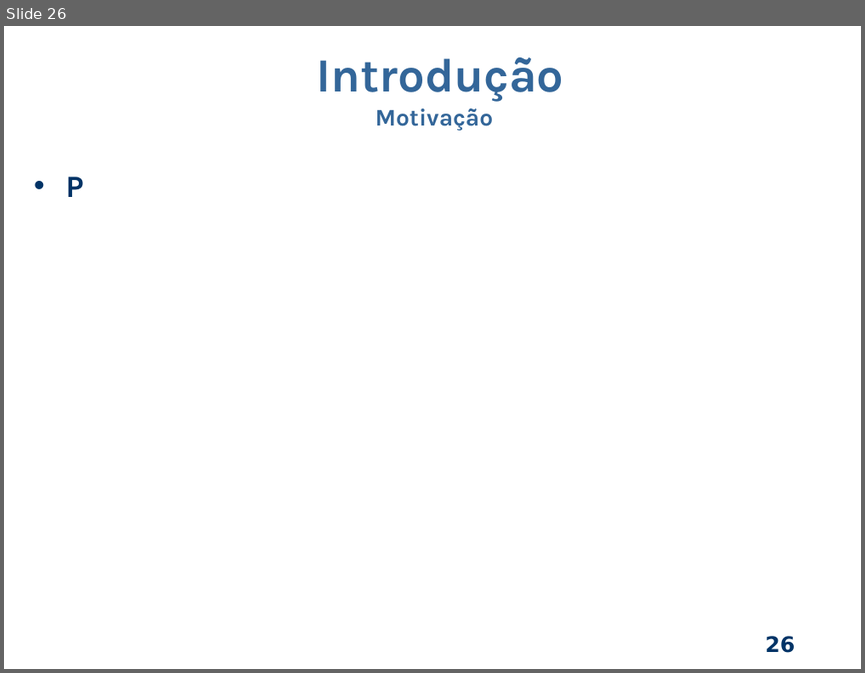
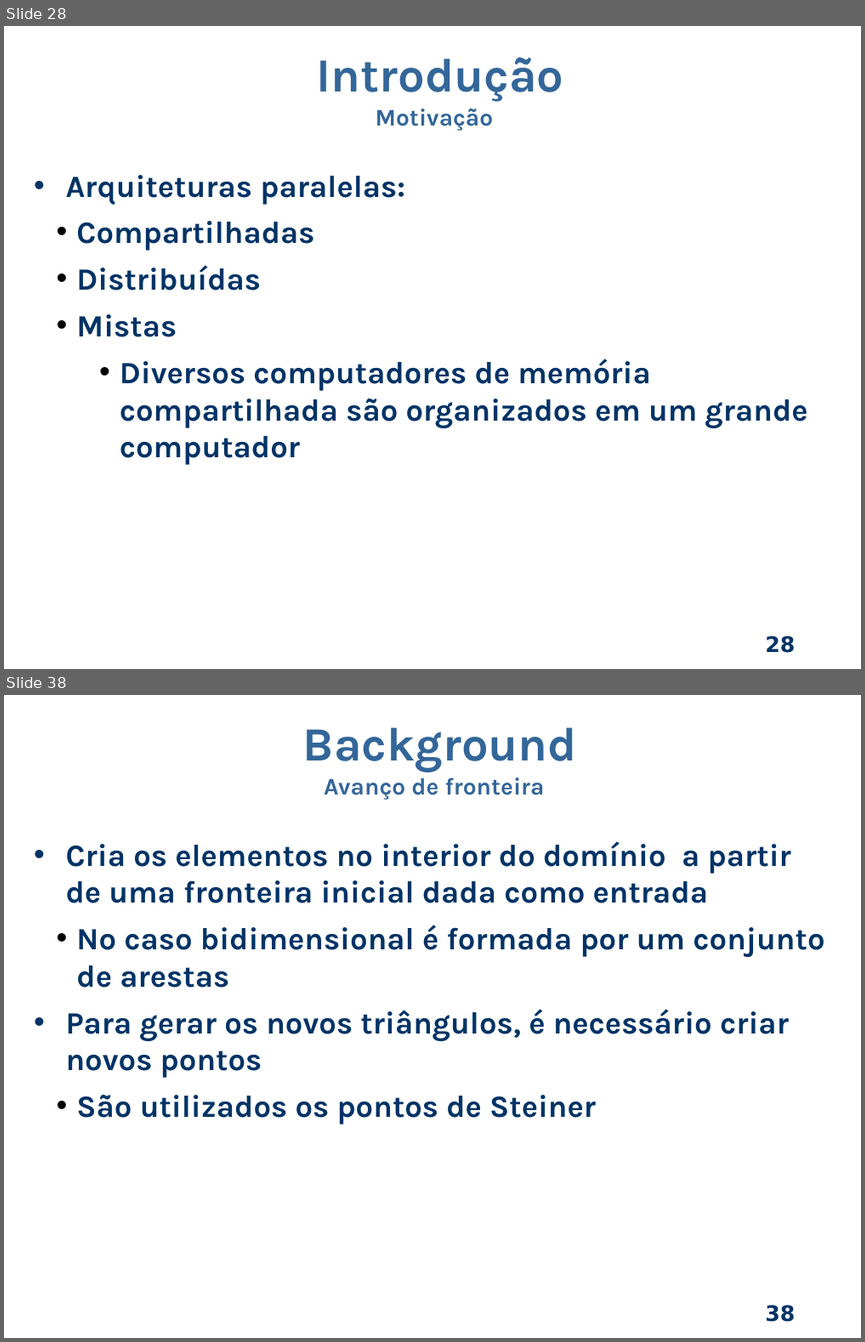
Before and after one commit to dant25/pre-proposta, a slide deck: apresentação/Apresentacao pre.odp. Shown one above the other, each under a label of ours: slide 26 before the commit, slides 28 and 38 after it; the slides between them are not shown. The pictures are 865x673 and 865x1342 pixels, drawn with LibreOffice and Linux fonts; fonts in the diff are those of the drawing; background and template pictures are left out. Boxes give left, top, right and bottom in pixels: in the first picture for what was removed or moved away, otherwise in the second. Text is boxed around its words. In the diff, an @@ line names an element or a change of style, - is before the commit and + after.

```diff
--- a/apresentação/Apresentacao pre.odp
+++ b/apresentação/Apresentacao pre.odp
@@ slide 38 added at [4,695,861,1338], background picture (left out); not listed: 1 template element that a slide beside it also shows @@
@@ text added at [303,727,577,800], 20 pt, text #336699, bold @@
+Background
+Avanço de fronteira
@@ text added at [66,841,824,1124], 26 pt, text #003366, bold @@
+• Cria os elementos no interior do domínio a partir de uma fronteira inicial dada como entrada
+  • No caso bidimensional é formada por um conjunto de arestas
+• Para gerar os novos triângulos, é necessário criar novos pontos
+  • São utilizados os pontos de Steiner
@@ what was slide 26 is now slide 28 @@
@@ slide 28 changed as well @@
@@ text at [66,175,808,465]: text changed @@
-• P
+• Arquiteturas paralelas:
+  • Compartilhadas
+  • Distribuídas
+  • Mistas
+    • Diversos computadores de memória compartilhada são organizados em um grande computador
@@ page number at [765,635,794,652]: text changed @@
-26
+28
```
Also in this commit, not shown: 5 other slides changed, 31 other slides added, 7 other files.
